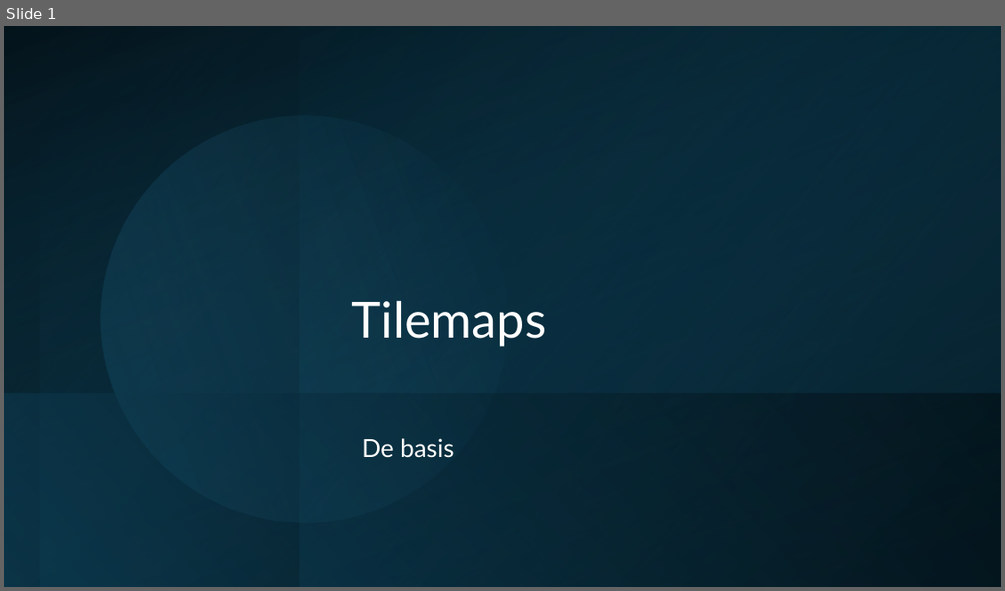
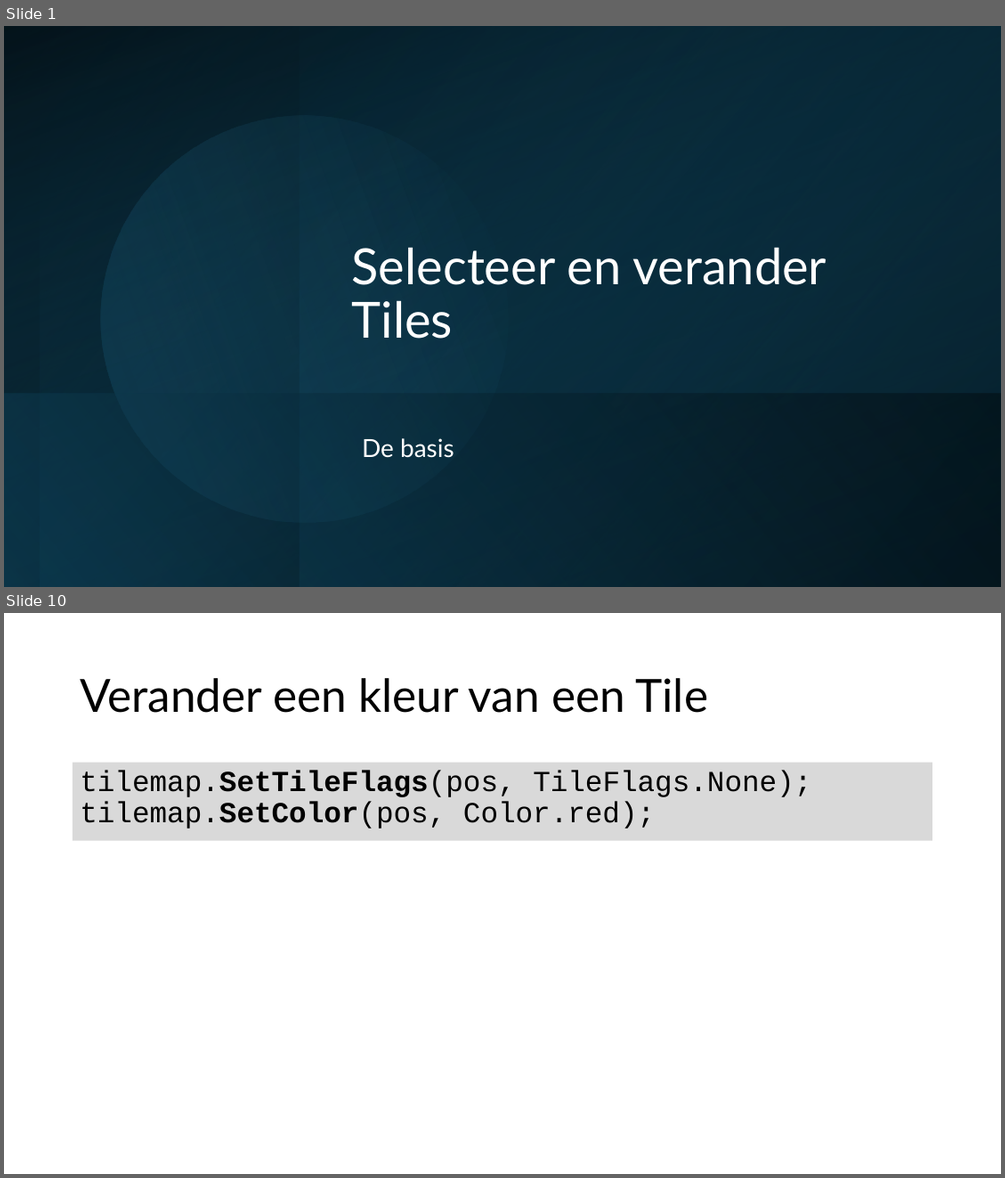
Before and after one commit to djsjollema/lessen-gamedevelopment, a slide deck: M4/GDV_2D_Gym/les2/gdv-2d-gym-les2.pptx. Shown one above the other, each under a label of ours: slide 1 before the commit, slides 1 and 10 after it; the slides between them are not shown. The pictures are 1005x591 and 1005x1178 pixels, drawn with LibreOffice and Linux fonts; fonts in the diff are those of the drawing. Boxes give left, top, right and bottom in pixels: in the first picture for what was removed or moved away, otherwise in the second. Text is boxed around its words. In the diff, an @@ line names an element or a change of style, - is before the commit and + after.

```diff
--- a/M4/GDV_2D_Gym/les2/gdv-2d-gym-les2.pptx
+++ b/M4/GDV_2D_Gym/les2/gdv-2d-gym-les2.pptx
@@ slide 10 added at [4, 613, 1001, 1174], background #FFFFFF @@
@@ title added at [80, 678, 708, 713], 44 pt, text #000000 @@
+Verander een kleur van een Tile
@@ text added at [73, 763, 933, 841], fill #D9D9D9, 28 pt, text #000000 @@
+tilemap.SetTileFlags(pos, TileFlags.None);
+tilemap.SetColor(pos, Color.red);
@@ slide 1 changed as well @@
@@ title at [352, 247, 826, 338]: text changed @@
-Tilemaps
+Selecteer en verander Tiles
```
Also in this commit, not shown: 8 other slides added, 3 slides removed, 5 other files.
